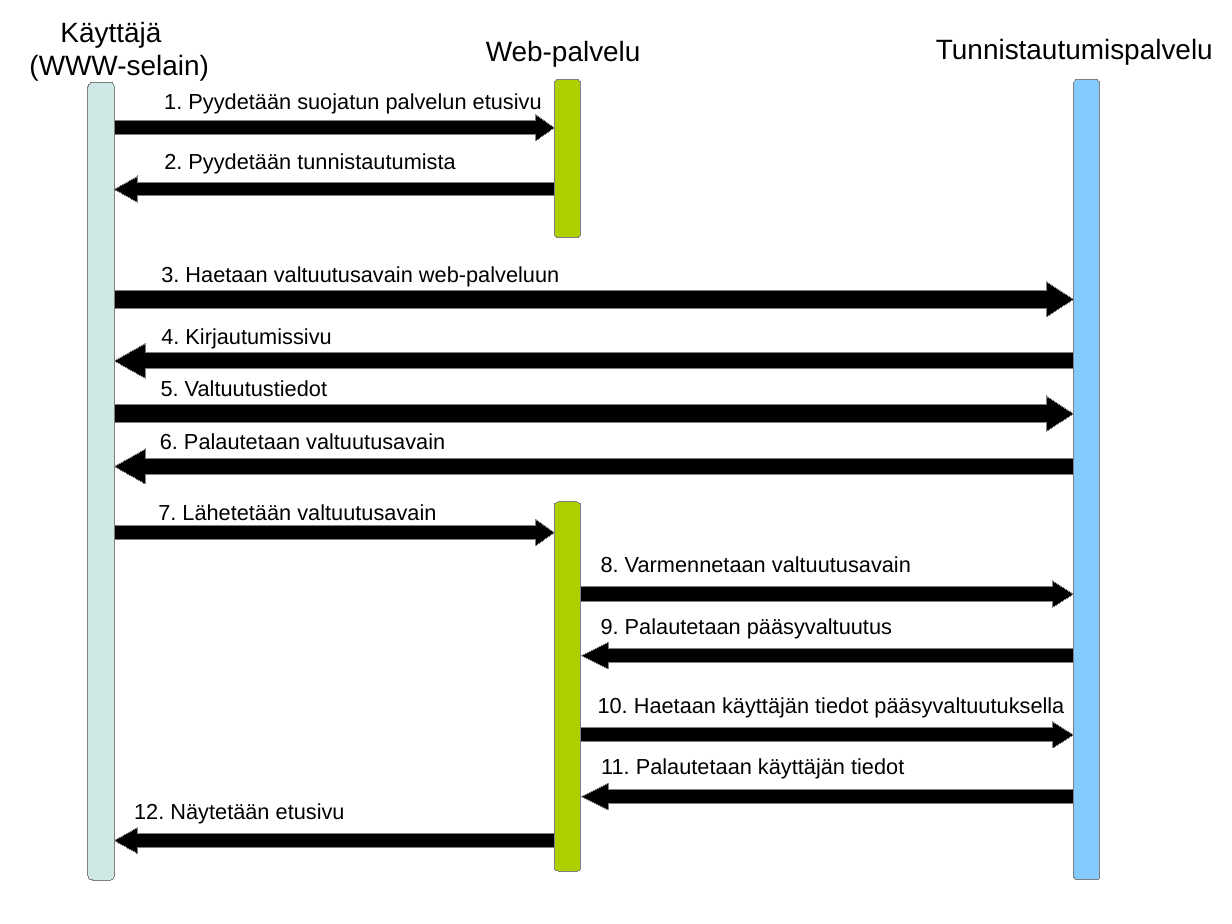
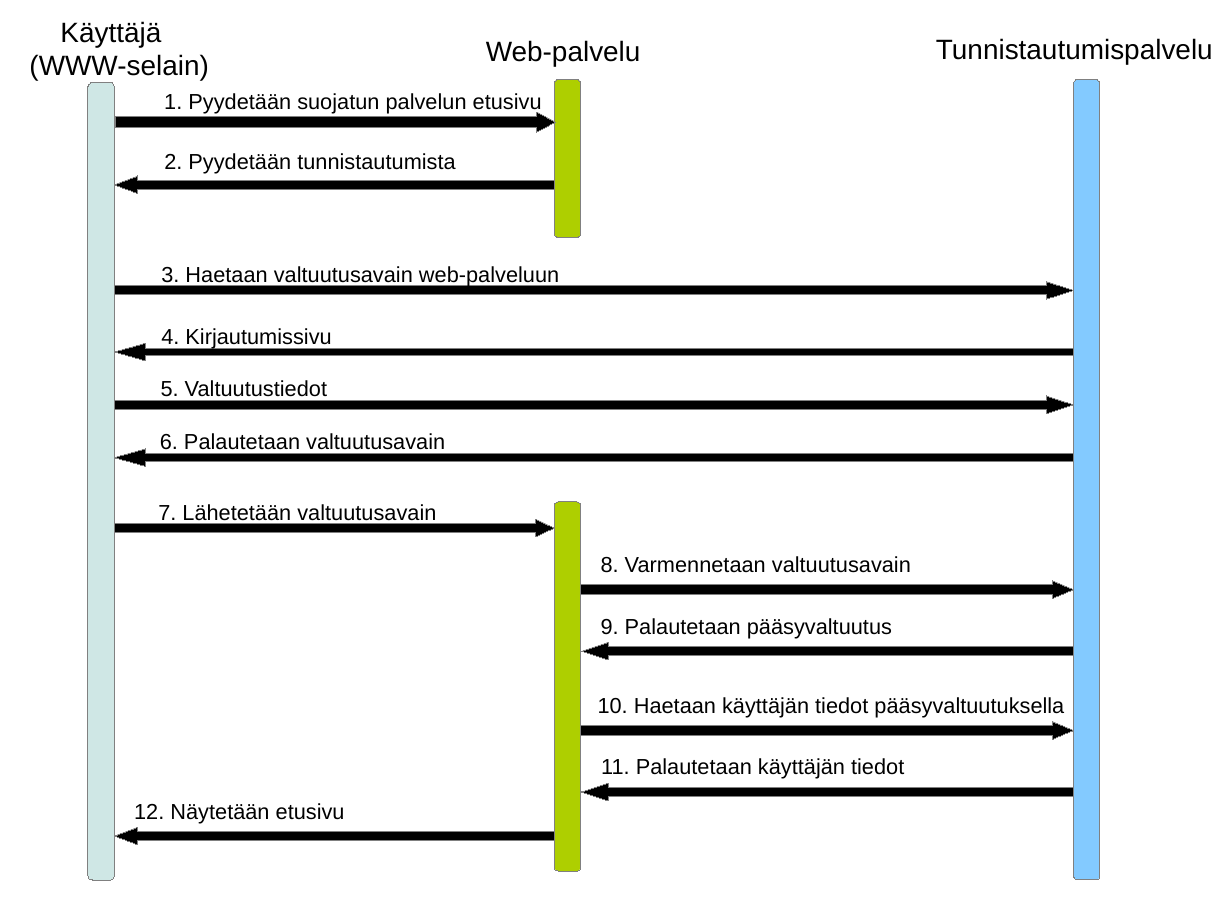
Before and after one commit to omjokine/gradu, a slide deck: slide 3 of kuvat/web_kuvat.odp. Drawn at 1232x924 pixels with LibreOffice and Linux fonts; fonts in the diff are those of the drawing. Boxes give left, top, right and bottom in pixels: in the first picture for what was removed or moved away, otherwise in the second. Text is boxed around its words. In the diff, an @@ line names an element or a change of style, - is before the commit and + after.

```diff
--- a/kuvat/web_kuvat.odp
+++ b/kuvat/web_kuvat.odp
@@ right arrow: place and size @@
-right arrow at (114,114,555,141)
+right arrow at (115,112,556,132)
@@ left arrow: place and size @@
-left arrow at (114,176,555,202)
+left arrow at (114,176,555,193)
@@ right arrow: place and size @@
-right arrow at (114,282,1073,316)
+right arrow at (114,282,1073,300)
@@ left arrow: place and size @@
-left arrow at (114,343,1073,378)
+left arrow at (114,343,1073,361)
@@ proportions changed in 12 elements at (581,581,1074,599), (581,722,1074,740), (582,643,1074,661), (582,784,1074,802), (114,176,555,193), (114,520,555,538), (114,827,555,845), (115,112,556,132), (114,449,1073,467), (114,282,1073,300), (114,343,1073,361), (114,396,1073,414) @@
@@ right arrow: place and size @@
-right arrow at (114,396,1073,430)
+right arrow at (114,396,1073,414)
@@ left arrow: place and size @@
-left arrow at (114,449,1073,484)
+left arrow at (114,449,1073,467)
@@ right arrow: place and size @@
-right arrow at (114,520,555,547)
+right arrow at (114,520,555,538)
@@ right arrow: place and size @@
-right arrow at (581,581,1074,608)
+right arrow at (581,581,1074,599)
@@ left arrow: place and size @@
-left arrow at (582,643,1074,670)
+left arrow at (582,643,1074,661)
@@ right arrow: place and size @@
-right arrow at (581,722,1074,749)
+right arrow at (581,722,1074,740)
@@ left arrow: place and size @@
-left arrow at (582,784,1074,811)
+left arrow at (582,784,1074,802)
@@ left arrow: place and size @@
-left arrow at (114,827,555,854)
+left arrow at (114,827,555,845)
```
Also in this commit, not shown: 2 other files.
